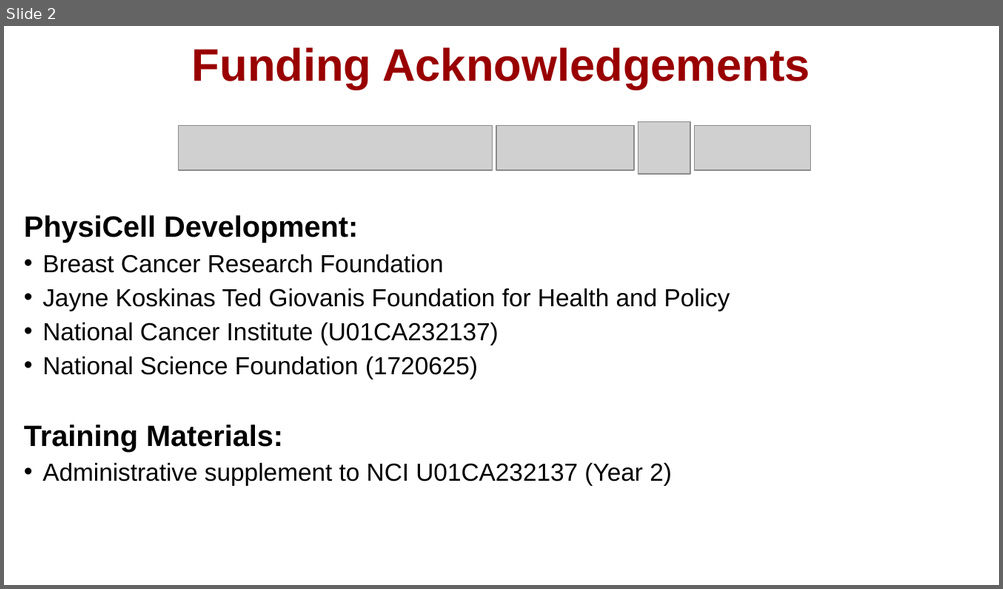
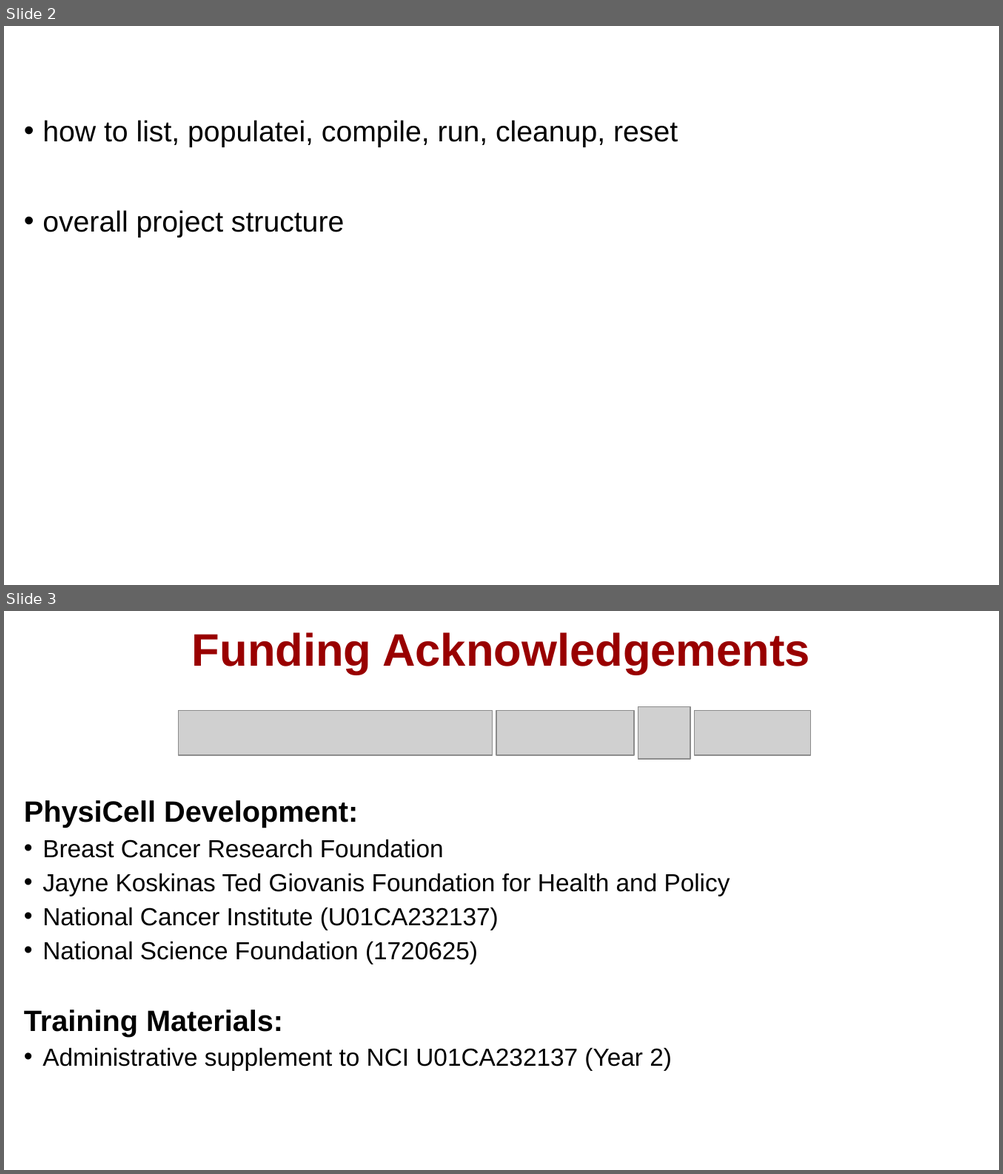
Before and after one commit to physicell-training/ws2021, a slide deck: pptx_source/PhysiCell_ws2021_Session1.pptx. Shown one above the other, each under a label of ours: slide 2 before the commit, slides 2 and 3 after it. The pictures are 1003x589 and 1003x1174 pixels, drawn with LibreOffice and Linux fonts; fonts in the diff are those of the drawing; grey boxes stand for pictures; background and template pictures are left out. Boxes give left, top, right and bottom in pixels: in the first picture for what was removed or moved away, otherwise in the second. Text is boxed around its words. In the diff, an @@ line names an element or a change of style, - is before the commit and + after.

```diff
--- a/pptx_source/PhysiCell_ws2021_Session1.pptx
+++ b/pptx_source/PhysiCell_ws2021_Session1.pptx
@@ slide 2 added at [4, 26, 999, 585], background #FFFFFF @@
@@ text added at [42, 120, 677, 238], 21 pt, text #000000 @@
+• how to list, populatei, compile, run, cleanup, reset
+• overall project structure
@@ what was slide 2 is now slide 3 @@
```
Also in this commit, not shown: 1 slide changed, 2 other files.
